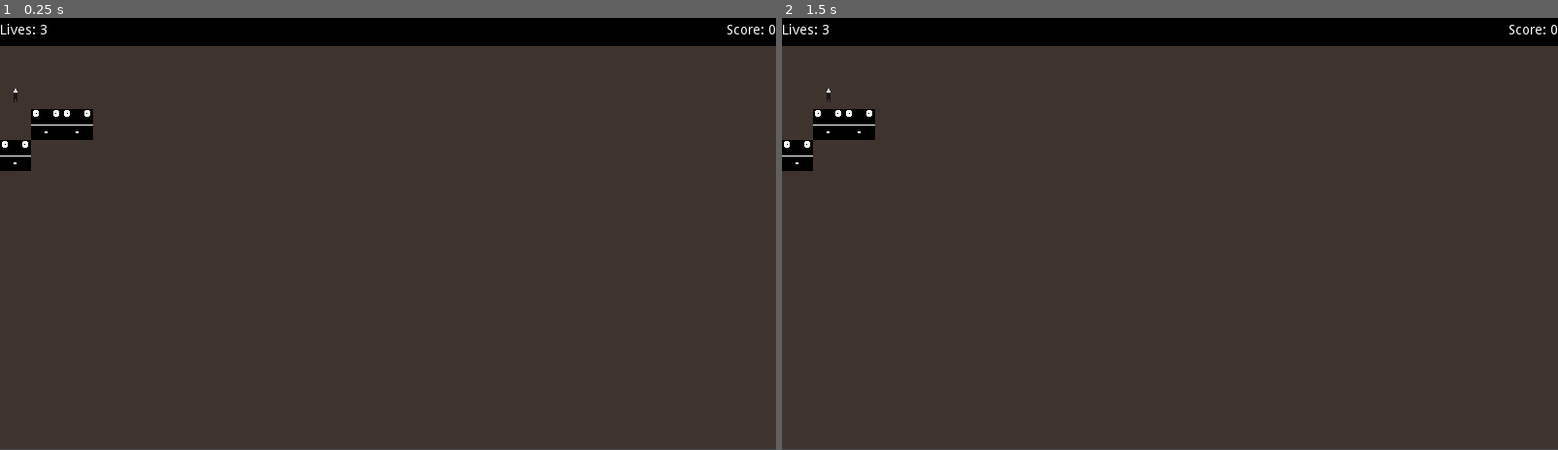
Above: before the commit, frames 1-2 (left to right).
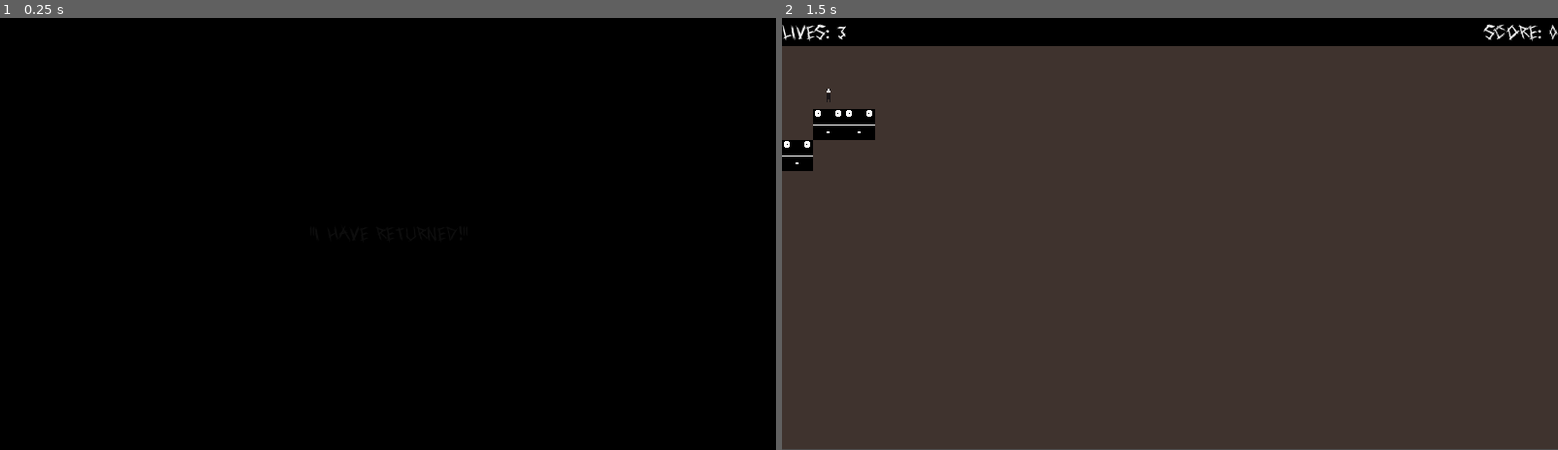
Above: after the commit, the same moments.

Repository: Academia-Team/Academia-Fall-of-the-Citadel
Game: Godot game, scene res://scene/intro.tscn
The game is run twice, just before and just after one commit, with the same random seed, the same clock (stepped at 60 frames per second) and the same inputs. Before the commit the project starts from res://scene/gamescr.tscn.
Inputs (mouse positions are in pixels of both pictures, inside the frame that each line leads up to):
- Up to frame 1 (0.25 s): no input
- Up to frame 2 (1.5 s): tap Enter at 0.5 s; move the mouse to (1340, 212) at 0.52 s; hold Right (move_right) 0.53-1.28 s; tap Space (action) at 0.6, 1.25, 1.35 s; click (1340, 212) at 0.67 s; move the mouse to (1014, 255) at 1.27 s; hold Down (move_down) from 1.28 s (still down); click (1014, 255) at 1.42 s

The runs differ from the first frame. In frame 1, 93% of the frame differs, in the area x 0-100%, y 1-100%; in frame 2, 0.3%.

Commit message:
Create menu (#6)
* Add title to menu

* Add non-functional buttons

* Set button cycle order

* Set up quitting in menu

* Fix cycling through buttons

An initial button needs to be selected.

* Enable entering game from menu

* Have Intro scene lead into the menu

* Set into.tscn as the main scene

* Better center intro text

* Replace default theme

The default font is now "HelpMe".

* Improve button appearance

* Allow quitting with the keyboard

* Allow intro animation to be skipped

Diff:
--- a/project.godot
+++ b/project.godot
@@ -39,7 +39,7 @@
 [application]
 
 config/name="Academia: Fall of the Citadel"
-run/main_scene="res://scene/gamescr.tscn"
+run/main_scene="res://scene/intro.tscn"
 config/icon="res://icon.png"
 
 [display]
@@ -50,6 +50,7 @@
 [gui]
 
 common/drop_mouse_on_gui_input_disabled=true
+theme/custom="res://resource/default_theme.tres"
 
 [input]
 
@@ -83,6 +84,11 @@
 "events": [ Object(InputEventKey,"resource_local_to_scene":false,"resource_name":"","device":0,"alt":false,"shift":false,"control":false,"meta":false,"command":false,"pressed":false,"scancode":16777238,"physical_scancode":0,"unicode":0,"echo":false,"script":null)
  ]
 }
+quit={
+"deadzone": 0.5,
+"events": [ Object(InputEventKey,"resource_local_to_scene":false,"resource_name":"","device":0,"alt":false,"shift":false,"control":false,"meta":false,"command":false,"pressed":false,"scancode":81,"physical_scancode":0,"unicode":0,"echo":false,"script":null)
+ ]
+}
 
 [physics]
 
--- /dev/null
+++ b/resource/button_theme.tres
@@ -0,0 +1,10 @@
+[gd_resource type="Theme" load_steps=3 format=2]
+
+[ext_resource path="res://asset/help_me/HelpMe.ttf" type="DynamicFontData" id=1]
+
+[sub_resource type="DynamicFont" id=4]
+size = 30
+font_data = ExtResource( 1 )
+
+[resource]
+default_font = SubResource( 4 )
--- /dev/null
+++ b/resource/default_theme.tres
@@ -0,0 +1,9 @@
+[gd_resource type="Theme" load_steps=3 format=2]
+
+[ext_resource path="res://asset/help_me/HelpMe.ttf" type="DynamicFontData" id=1]
+
+[sub_resource type="DynamicFont" id=1]
+font_data = ExtResource( 1 )
+
+[resource]
+default_font = SubResource( 1 )
--- /dev/null
+++ b/scene/gamescr.gd
@@ -0,0 +1,5 @@
+extends Control
+
+func _process(_delta):
+	if Input.is_action_pressed("quit"):
+		get_tree().change_scene_to(load("res://scene/menu.tscn"))
--- a/scene/gamescr.tscn
+++ b/scene/gamescr.tscn
@@ -1,8 +1,9 @@
-[gd_scene load_steps=5 format=2]
+[gd_scene load_steps=6 format=2]
 
 [ext_resource path="res://asset/tile.png" type="Texture" id=1]
 [ext_resource path="res://scene/gamegrid.gd" type="Script" id=2]
 [ext_resource path="res://scene/infobar.tscn" type="PackedScene" id=3]
+[ext_resource path="res://scene/gamescr.gd" type="Script" id=4]
 
 [sub_resource type="TileSet" id=1]
 0/name = "tile.png 0"
@@ -23,6 +24,7 @@
 [node name="gamescr" type="Control"]
 anchor_right = 1.0
 anchor_bottom = 1.0
+script = ExtResource( 4 )
 
 [node name="infobar" parent="." instance=ExtResource( 3 )]
 
--- a/scene/intro.gd
+++ b/scene/intro.gd
@@ -1,31 +1,34 @@
 extends ColorRect
 
+const menu_scene = preload("res://scene/menu.tscn")
 
-# Declare member variables here. Examples:
-# var a = 2
-# var b = "text"
 var shouldFadeLabelOut
 var fontRGBVal
 var fontColor
 
-
-# Called when the node enters the scene tree for the first time.
 func _ready():
 	shouldFadeLabelOut = false
 	fontRGBVal = 0
 	fontColor = Color8(fontRGBVal, fontRGBVal, fontRGBVal)
 	$Label.add_color_override("font_color", getDesiredColor())
 
-func getDesiredColor():
-	return Color8(fontRGBVal, fontRGBVal, fontRGBVal)
+# Allow for skipping the animation.
+func _unhandled_input(event):
+	if event is InputEventKey or \
+		event is InputEventGesture or \
+		event is InputEventJoypadButton or \
+		event is InputEventJoypadMotion or \
+		event is InputEventMouseButton:
+		$fadetimer.emit_signal("timeout")
 
-
-# Called every frame. 'delta' is the elapsed time since the previous frame.
-func _process(delta):
+func _process(_delta):
 	if not shouldFadeLabelOut:
 		fadeLabelIn()
 	else:
 		fadeLabelOut()
+
+func getDesiredColor():
+	return Color8(fontRGBVal, fontRGBVal, fontRGBVal)
 
 func fadeLabelIn():
 	if fontRGBVal <= 0xFF:
@@ -37,9 +40,8 @@
 		fontRGBVal = fontRGBVal - 1
 		$Label.add_color_override("font_color", getDesiredColor())
 
-
 func _on_fadetimer_timeout():
 	if not shouldFadeLabelOut:
 		shouldFadeLabelOut = true
 	else:
-		call_deferred("free")
+		get_tree().change_scene_to(menu_scene)
--- a/scene/intro.tscn
+++ b/scene/intro.tscn
@@ -6,6 +6,7 @@
 [node name="intro" type="ColorRect"]
 margin_right = 800.0
 margin_bottom = 450.0
+mouse_filter = 2
 color = Color( 0, 0, 0, 1 )
 script = ExtResource( 1 )
 
@@ -18,6 +19,8 @@
 margin_top = -7.0
 margin_right = 55.0
 margin_bottom = 7.0
+grow_horizontal = 2
+mouse_filter = 1
 text = "\"I have returned!\""
 align = 1
 valign = 1
--- /dev/null
+++ b/scene/menu.gd
@@ -0,0 +1,16 @@
+extends ColorRect
+
+const game_scene = preload("res://scene/gamescr.tscn")
+
+func _ready():
+	$enter_button.grab_focus()
+
+func _process(_delta):
+	if Input.is_action_pressed("quit"):
+		$perish_button.emit_signal("pressed")
+
+func _on_enter_button_pressed():
+	get_tree().change_scene_to(game_scene)
+
+func _on_perish_button_pressed():
+	get_tree().notification(MainLoop.NOTIFICATION_WM_QUIT_REQUEST)
--- /dev/null
+++ b/scene/menu.tscn
@@ -0,0 +1,64 @@
+[gd_scene load_steps=6 format=2]
+
+[ext_resource path="res://asset/biometric_joe/Biometric Joe.otf" type="DynamicFontData" id=1]
+[ext_resource path="res://resource/button_theme.tres" type="Theme" id=2]
+[ext_resource path="res://scene/menu.gd" type="Script" id=3]
+
+[sub_resource type="DynamicFont" id=3]
+size = 64
+font_data = ExtResource( 1 )
+
+[sub_resource type="Theme" id=2]
+default_font = SubResource( 3 )
+
+[node name="menu" type="ColorRect"]
+anchor_right = 1.0
+anchor_bottom = 1.0
+color = Color( 0, 0, 0, 1 )
+script = ExtResource( 3 )
+
+[node name="title" type="RichTextLabel" parent="."]
+anchor_left = 0.5
+anchor_right = 0.5
+margin_left = -372.0
+margin_top = 26.0
+margin_right = 446.0
+margin_bottom = 241.0
+grow_horizontal = 2
+theme = SubResource( 2 )
+text = "Academia: Fall of the Citadel"
+fit_content_height = true
+scroll_active = false
+
+[node name="enter_button" type="Button" parent="."]
+margin_left = 298.0
+margin_top = 114.0
+margin_right = 403.0
+margin_bottom = 156.0
+focus_neighbour_left = NodePath("../perish_button")
+focus_neighbour_top = NodePath("../perish_button")
+focus_neighbour_right = NodePath("../perish_button")
+focus_neighbour_bottom = NodePath("../perish_button")
+focus_next = NodePath("../perish_button")
+focus_previous = NodePath("../perish_button")
+theme = ExtResource( 2 )
+text = "Enter"
+flat = true
+
+[node name="perish_button" type="Button" parent="."]
+margin_left = 300.0
+margin_top = 190.0
+margin_right = 417.0
+margin_bottom = 232.0
+focus_neighbour_left = NodePath("../enter_button")
+focus_neighbour_top = NodePath("../enter_button")
+focus_neighbour_right = NodePath("../enter_button")
+focus_neighbour_bottom = NodePath("../enter_button")
+focus_next = NodePath("../enter_button")
+focus_previous = NodePath("../enter_button")
+theme = ExtResource( 2 )
+text = "Perish"
+flat = true
+
+[connection signal="pressed" from="enter_button" to="." method="_on_enter_button_pressed"]
+[connection signal="pressed" from="perish_button" to="." method="_on_perish_button_pressed"]
Binary file added: asset/biometric_joe/Biometric Joe.otf
Not shown, added: asset/biometric_joe/license.txt
Binary file added: asset/help_me/HelpMe.ttf
Not shown, added: asset/help_me/License.txt
Not shown, added: asset/biometric_joe/license.pdf
